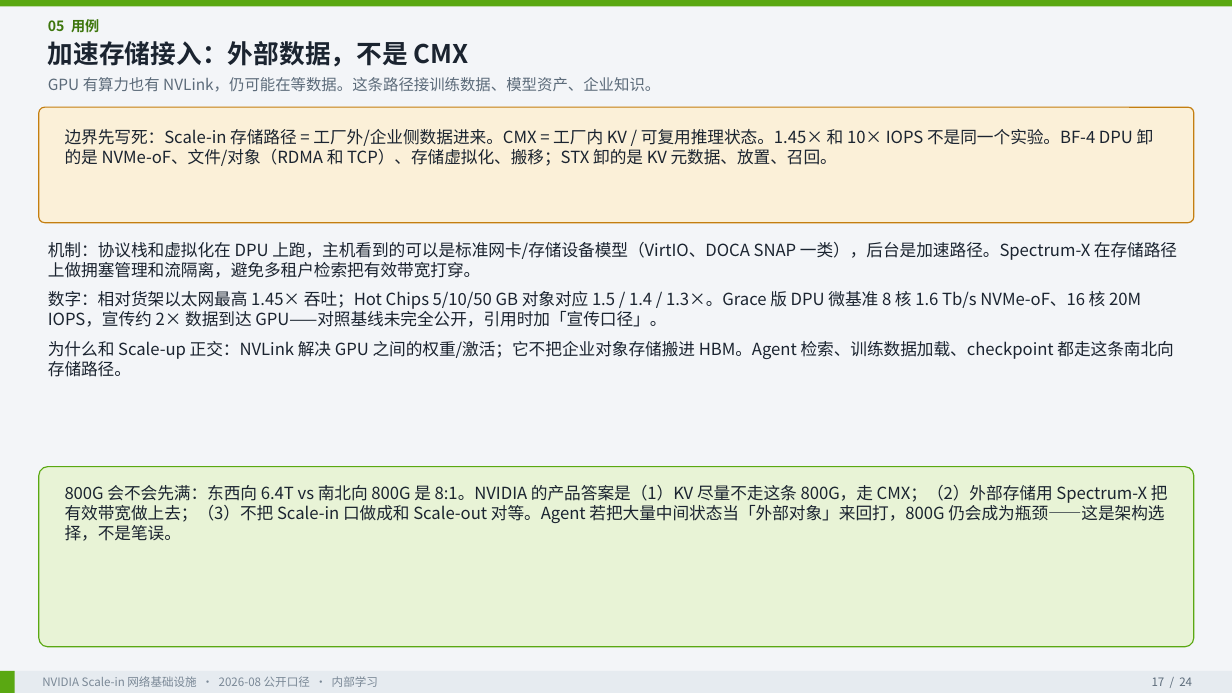
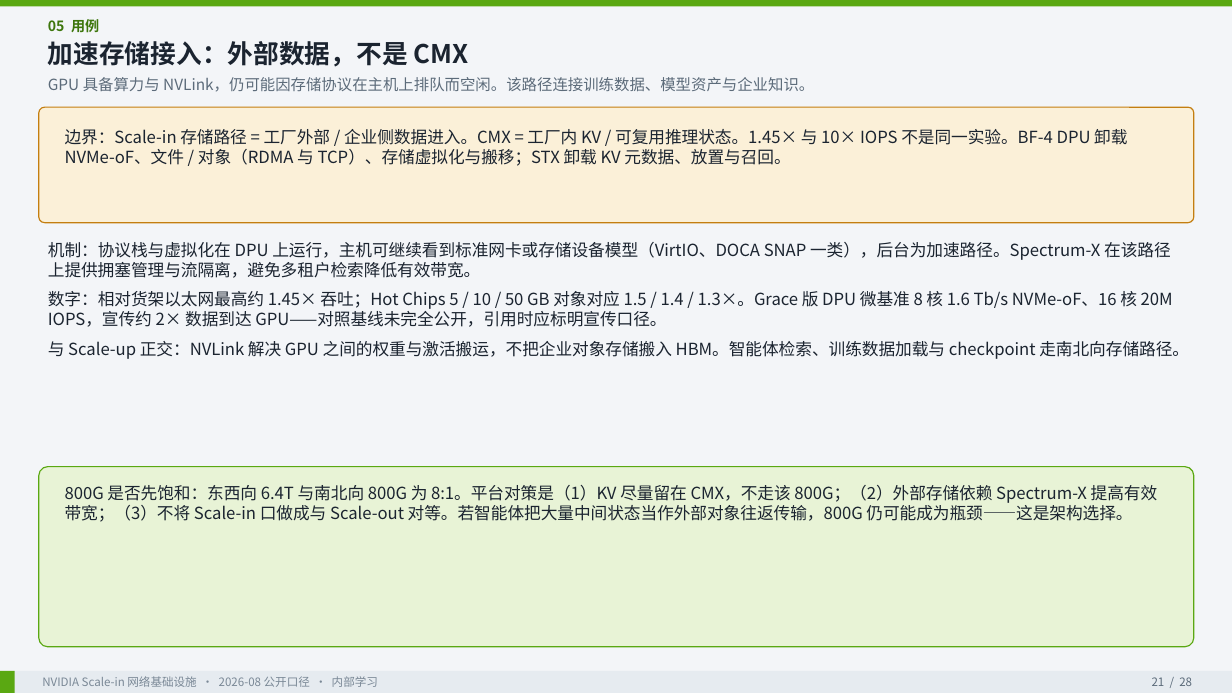
Before and after one commit to ghsshou/ai_work, a slide deck: slide 21 of docs/nvidia-scale-in/NVIDIA_Scale_in_网络基础设施洞察.pptx (slide 17 before the commit). Drawn at 1232x693 pixels with LibreOffice and Linux fonts; fonts in the diff are those of the drawing. Boxes give left, top, right and bottom in pixels: in the first picture for what was removed or moved away, otherwise in the second. Text is boxed around its words. In the diff, an @@ line names an element or a change of style, - is before the commit and + after.

```diff
--- a/docs/nvidia-scale-in/NVIDIA_Scale_in_网络基础设施洞察.pptx
+++ b/docs/nvidia-scale-in/NVIDIA_Scale_in_网络基础设施洞察.pptx
@@ text at (48, 77, 814, 92): text changed @@
-GPU 有算力也有 NVLink，仍可能在等数据。这条路径接训练数据、模型资产、企业知识。
+GPU 具备算力与 NVLink，仍可能因存储协议在主机上排队而空闲。该路径连接训练数据、模型资产与企业知识。
@@ text at (65, 129, 1127, 166): text changed @@
-边界先写死：Scale-in 存储路径 = 工厂外/企业侧数据进来。CMX = 工厂内 KV / 可复用推理状态。1.45× 和 10× IOPS 不是同一个实验。BF-4 DPU 卸的是 NVMe-oF、文件/对象（RDMA 和 TCP）、存储虚拟化、搬移；STX 卸的是 KV 元数据、放置、召回。
+边界：Scale-in 存储路径 = 工厂外部 / 企业侧数据进入。CMX = 工厂内 KV / 可复用推理状态。1.45× 与 10× IOPS 不是同一实验。BF-4 DPU 卸载 NVMe-oF、文件 / 对象（RDMA 与 TCP）、存储虚拟化与搬移；STX 卸载 KV 元数据、放置与召回。
@@ text at (48, 242, 1189, 359): text changed @@
-机制：协议栈和虚拟化在 DPU 上跑，主机看到的可以是标准网卡/存储设备模型（VirtIO、DOCA SNAP 一类），后台是加速路径。Spectrum-X 在存储路径上做拥塞管理和流隔离，避免多租户检索把有效带宽打穿。
-数字：相对货架以太网最高 1.45× 吞吐；Hot Chips 5/10/50 GB 对象对应 1.5 / 1.4 / 1.3×。Grace 版 DPU 微基准 8 核 1.6 Tb/s NVMe-oF、16 核 20M IOPS，宣传约 2× 数据到达 GPU——对照基线未完全公开，引用时加「宣传口径」。
-为什么和 Scale-up 正交：NVLink 解决 GPU 之间的权重/激活；它不把企业对象存储搬进 HBM。Agent 检索、训练数据加载、checkpoint 都走这条南北向存储路径。
+机制：协议栈与虚拟化在 DPU 上运行，主机可继续看到标准网卡或存储设备模型（VirtIO、DOCA SNAP 一类），后台为加速路径。Spectrum-X 在该路径上提供拥塞管理与流隔离，避免多租户检索降低有效带宽。
+数字：相对货架以太网最高约 1.45× 吞吐；Hot Chips 5 / 10 / 50 GB 对象对应 1.5 / 1.4 / 1.3×。Grace 版 DPU 微基准 8 核 1.6 Tb/s NVMe-oF、16 核 20M IOPS，宣传约 2× 数据到达 GPU——对照基线未完全公开，引用时应标明宣传口径。
+与 Scale-up 正交：NVLink 解决 GPU 之间的权重与激活搬运，不把企业对象存储搬入 HBM。智能体检索、训练数据加载与 checkpoint 走南北向存储路径。
@@ text at (65, 485, 1158, 522): text changed @@
-800G 会不会先满：东西向 6.4T vs 南北向 800G 是 8:1。NVIDIA 的产品答案是（1）KV 尽量不走这条 800G，走 CMX；（2）外部存储用 Spectrum-X 把有效带宽做上去；（3）不把 Scale-in 口做成和 Scale-out 对等。Agent 若把大量中间状态当「外部对象」来回打，800G 仍会成为瓶颈——这是架构选择，不是笔误。
+800G 是否先饱和：东西向 6.4T 与南北向 800G 为 8:1。平台对策是（1）KV 尽量留在 CMX，不走该 800G；（2）外部存储依赖 Spectrum-X 提高有效带宽；（3）不将 Scale-in 口做成与 Scale-out 对等。若智能体把大量中间状态当作外部对象往返传输，800G 仍可能成为瓶颈——这是架构选择。
@@ text at (1152, 677, 1192, 686): text changed @@
-17 / 24
+21 / 28
```
Also in this commit, not shown: 23 other slides changed, 4 slides added, 4 other files.
